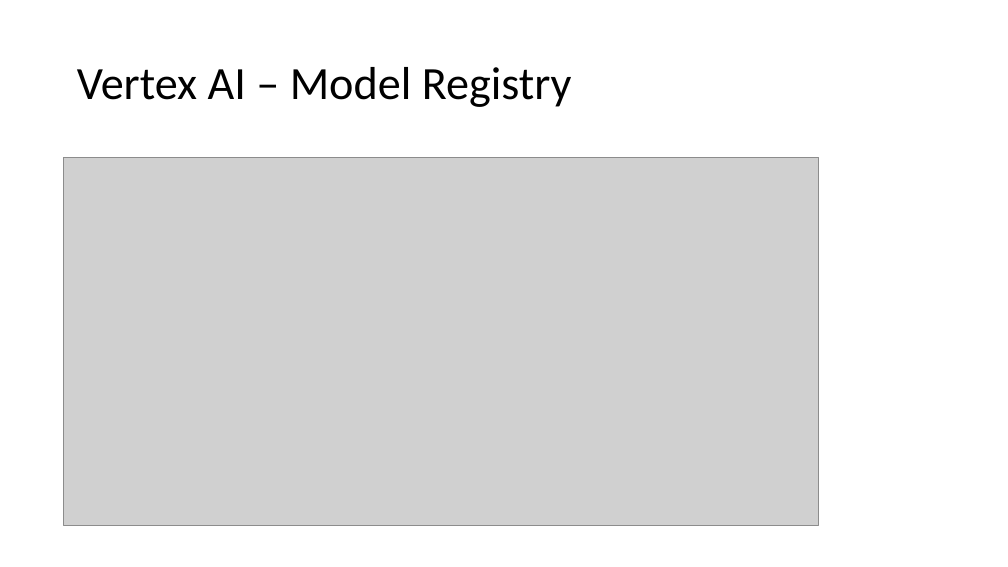
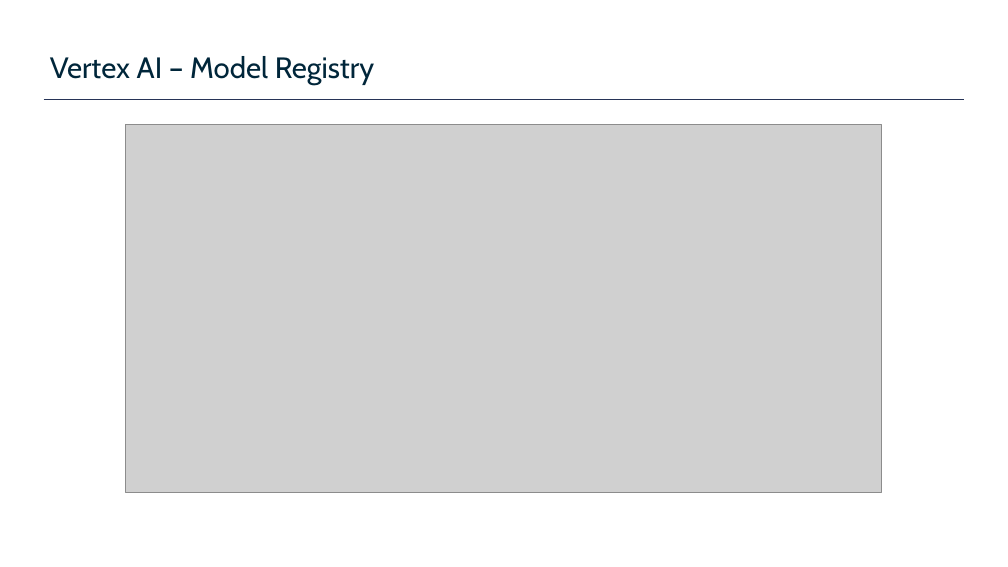
Before and after one commit to plperez626/MLOps-Introductory-Course-on-GCP, a slide deck: slide 7 of slides/2_flowml-on-gcp/gcp_mlops_vertexai_supaero.pptx (slide 8 before the commit). Drawn at 1008x567 pixels with LibreOffice and Linux fonts; fonts in the diff are those of the drawing; grey boxes stand for pictures; background and template pictures are left out. Boxes give left, top, right and bottom in pixels: in the first picture for what was removed or moved away, otherwise in the second. Text is boxed around its words. In the diff, an @@ line names an element or a change of style, - is before the commit and + after.

```diff
--- a/slides/2_flowml-on-gcp/gcp_mlops_vertexai_supaero.pptx
+++ b/slides/2_flowml-on-gcp/gcp_mlops_vertexai_supaero.pptx
@@ title "Vertex AI – Model Registry": place and size @@
-title "Vertex AI – Model Registry" at [77,67,572,107]
+title "Vertex AI – Model Registry" at [50,56,374,85]
@@ title "Vertex AI – Model Registry" at [50,56,374,85]: size 44 to 28 pt, font Calibri to Cabin, text colour #000000 to #00263A; line spacing 0.9 to 1; vertical alignment middle to bottom @@
@@ line added from (44, 99) to (965, 99), #273457 0.5 pt @@
@@ picture: place and size @@
-picture at [64,157,819,526]
+picture at [126,125,881,493]
```
Also in this commit, not shown: 6 other slides changed, 8 slides added, 9 slides removed.
